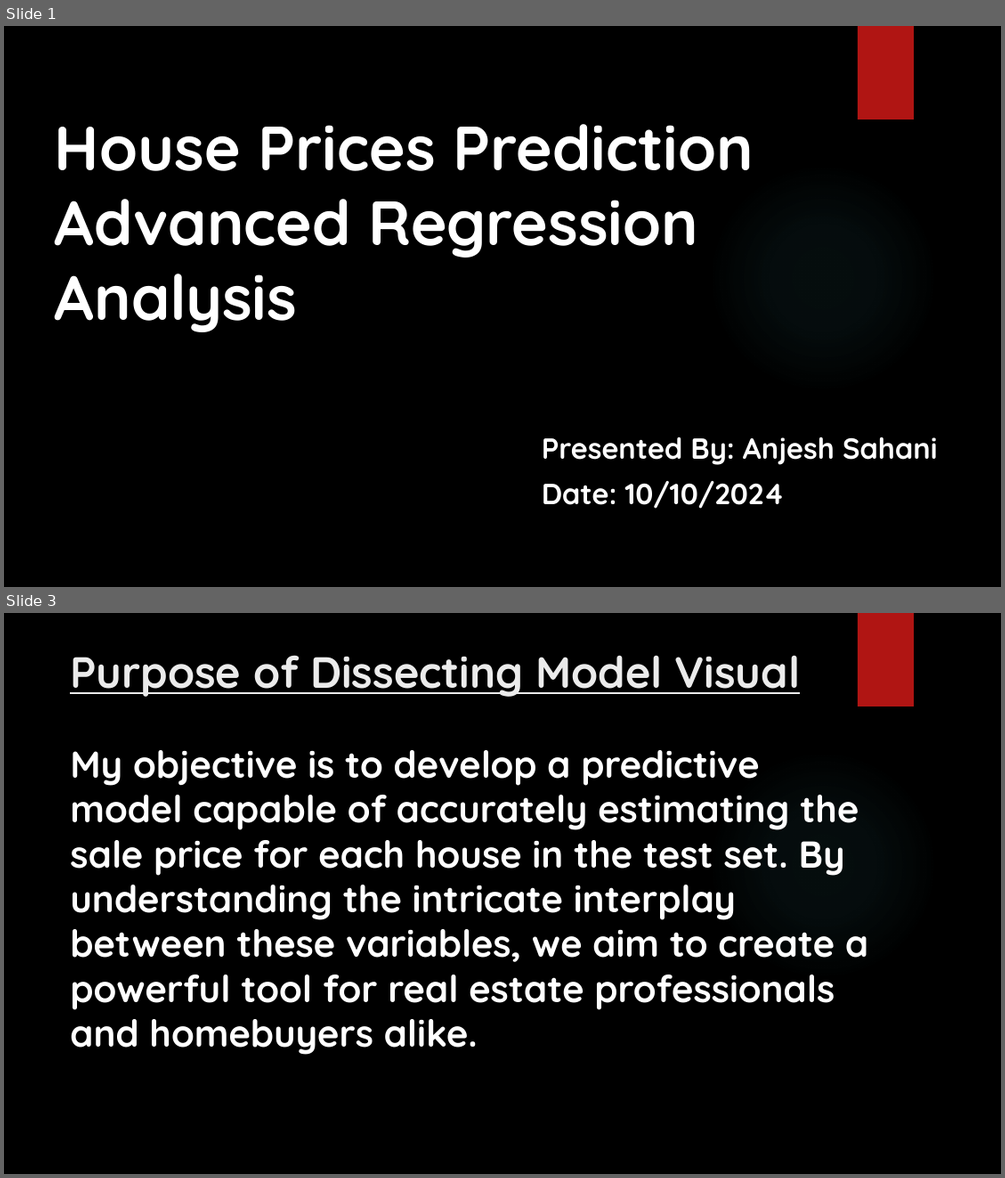
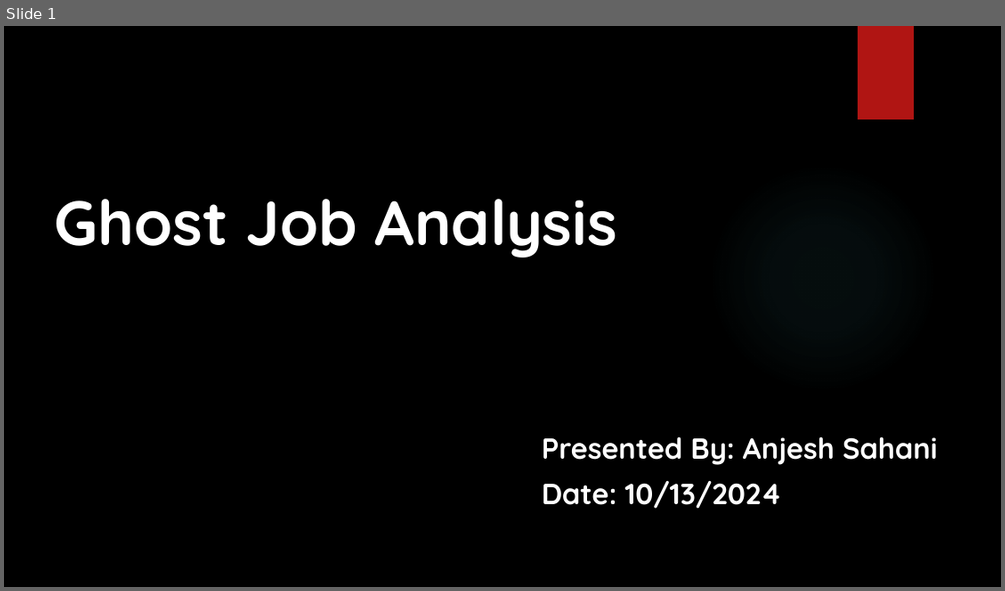
Before and after one commit to AJ-111/House-Price-Advance-Regression-Analysis, a slide deck: CSDA_5310_Individual_Project_Anjesh_Sahani.pptx. Shown one above the other, each under a label of ours: slides 1 and 3 before the commit, slide 1 after it; the slides between them are not shown. The pictures are 1005x1178 and 1005x591 pixels, drawn with LibreOffice and Linux fonts; fonts in the diff are those of the drawing; background and template pictures are left out. Boxes give left, top, right and bottom in pixels: in the first picture for what was removed or moved away, otherwise in the second. Text is boxed around its words. In the diff, an @@ line names an element or a change of style, - is before the commit and + after.

```diff
--- a/CSDA_5310_Individual_Project_Anjesh_Sahani.pptx
+++ b/CSDA_5310_Individual_Project_Anjesh_Sahani.pptx
@@ slide 3 removed at (x1=4, y1=613, x2=1001, y2=1174), background picture (left out); not listed: 2 template elements that a slide beside it also shows @@
@@ title removed at (x1=70, y1=655, x2=800, y2=697) @@
-Purpose of Dissecting Model Visual
@@ text removed at (x1=70, y1=750, x2=868, y2=1054) @@
-My objective is to develop a predictive model capable of accurately estimating the sale price for each house in the test set. By understanding the intricate interplay between these variables, we aim to create a powerful tool for real estate professionals and homebuyers alike.
@@ slide 1 changed as well @@
@@ title at (x1=55, y1=199, x2=616, y2=257): text changed @@
-House Prices Prediction Advanced Regression Analysis
+Ghost Job Analysis
@@ subtitle at (x1=542, y1=481, x2=782, y2=508): text changed @@
-Date: 10/10/2024
+Date: 10/13/2024
```
Also in this commit, not shown: 2 other slides changed, 5 slides added, 3 other slides removed, 5 other files.
